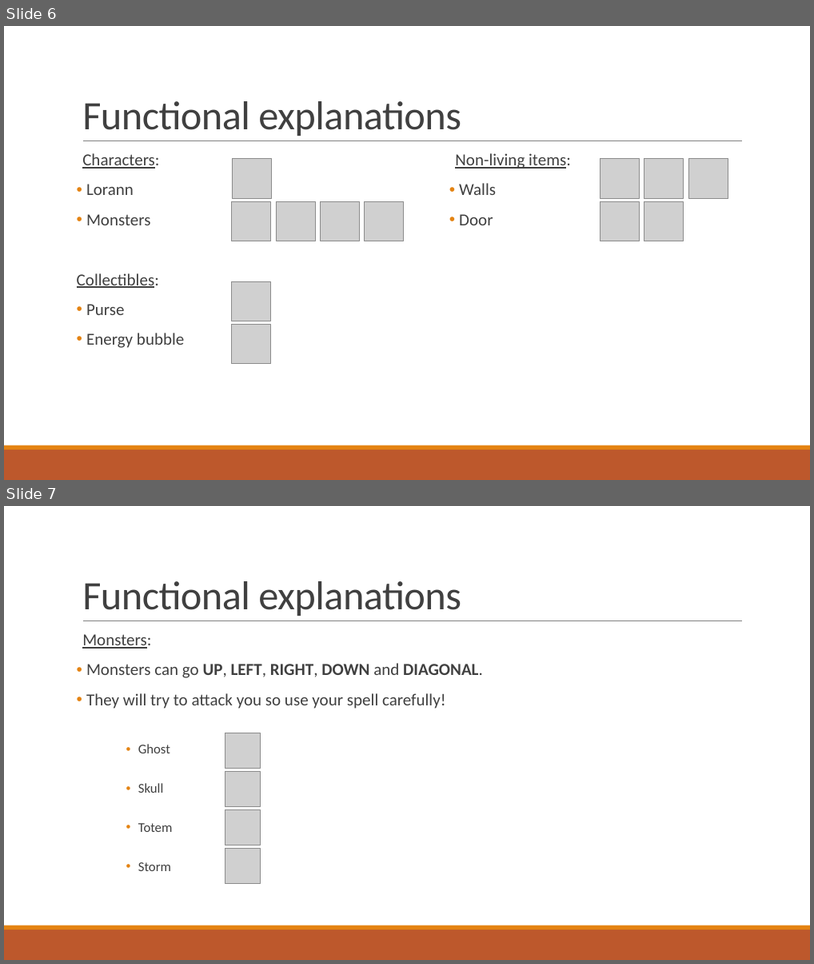
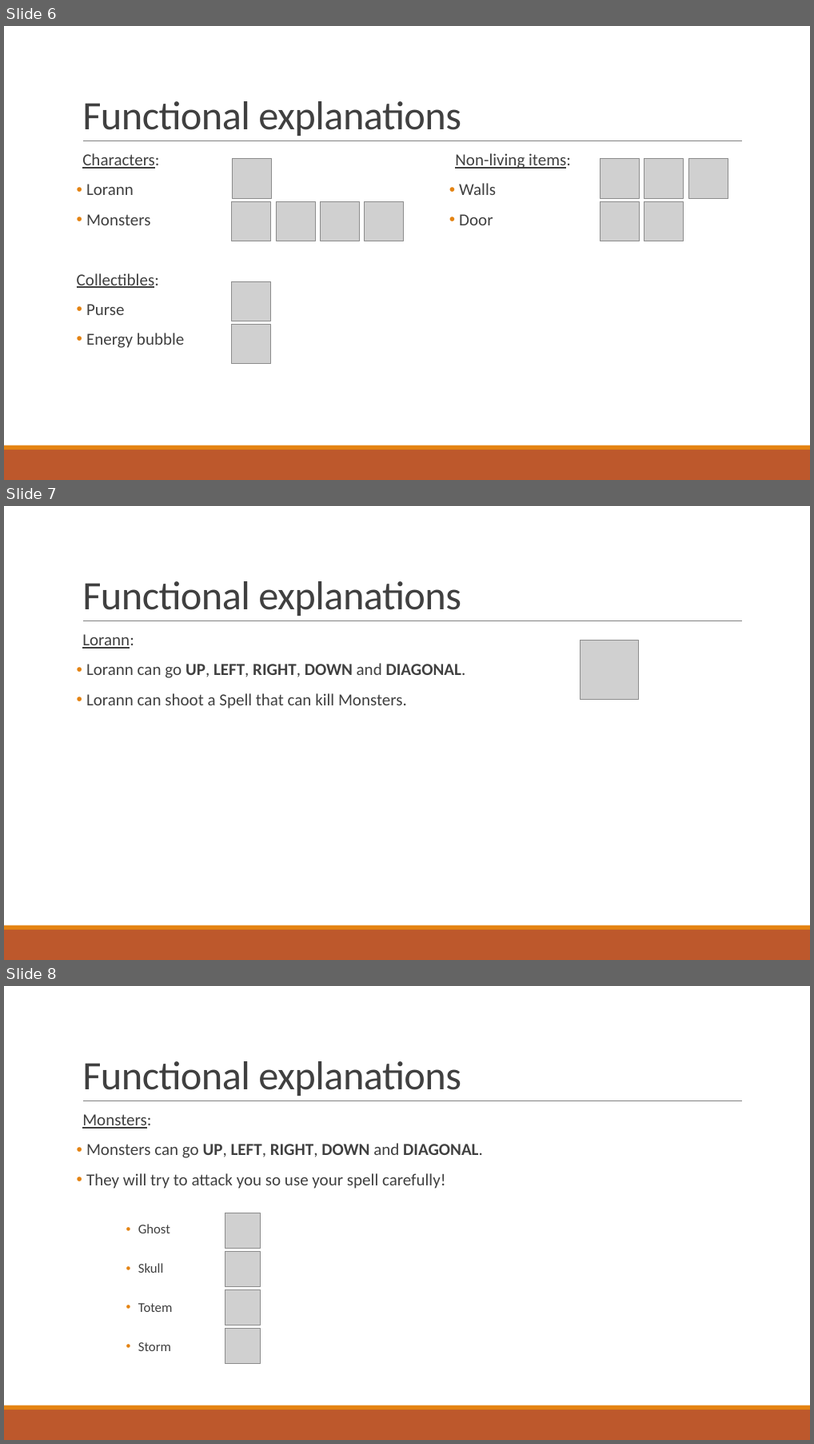
Before and after one commit to Studisys/Lorann-Java-Project----Exia-CESI-A1, a slide deck: Deliverables/Lorann - PowerPoint.pptx. Shown one above the other, each under a label of ours: slides 6 and 7 before the commit, slides 6, 7 and 8 after it. The pictures are 814x964 and 814x1444 pixels, drawn with LibreOffice and Linux fonts; fonts in the diff are those of the drawing; grey boxes stand for pictures. Boxes give left, top, right and bottom in pixels: in the first picture for what was removed or moved away, otherwise in the second. Text is boxed around its words. In the diff, an @@ line names an element or a change of style, - is before the commit and + after.

```diff
--- a/Deliverables/Lorann - PowerPoint.pptx
+++ b/Deliverables/Lorann - PowerPoint.pptx
@@ slide 7 added at (x1=4, y1=506, x2=810, y2=960), background #FFFFFF; not listed: 3 template elements that a slide beside it also shows @@
@@ title added at (x1=82, y1=581, x2=462, y2=616), 48 pt, text #404040 @@
+Functional explanations
@@ text added at (x1=82, y1=634, x2=466, y2=708), 20 pt, text #404040 @@
+  Lorann:
+• Lorann can go UP, LEFT, RIGHT, DOWN and DIAGONAL.
+• Lorann can shoot a Spell that can kill Monsters.
@@ picture added at (x1=581, y1=640, x2=639, y2=699) @@
@@ what was slide 7 is now slide 8 @@
```
Also in this commit, not shown: 1 slide changed.
